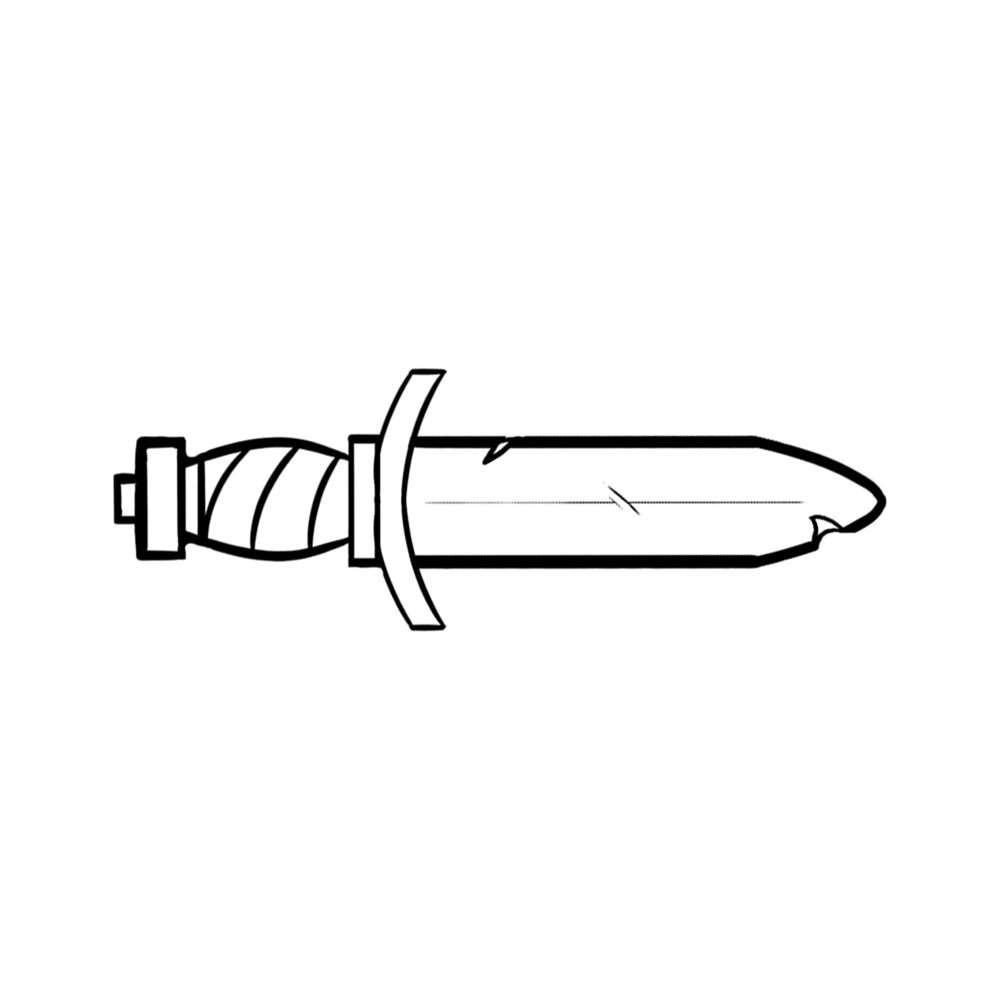
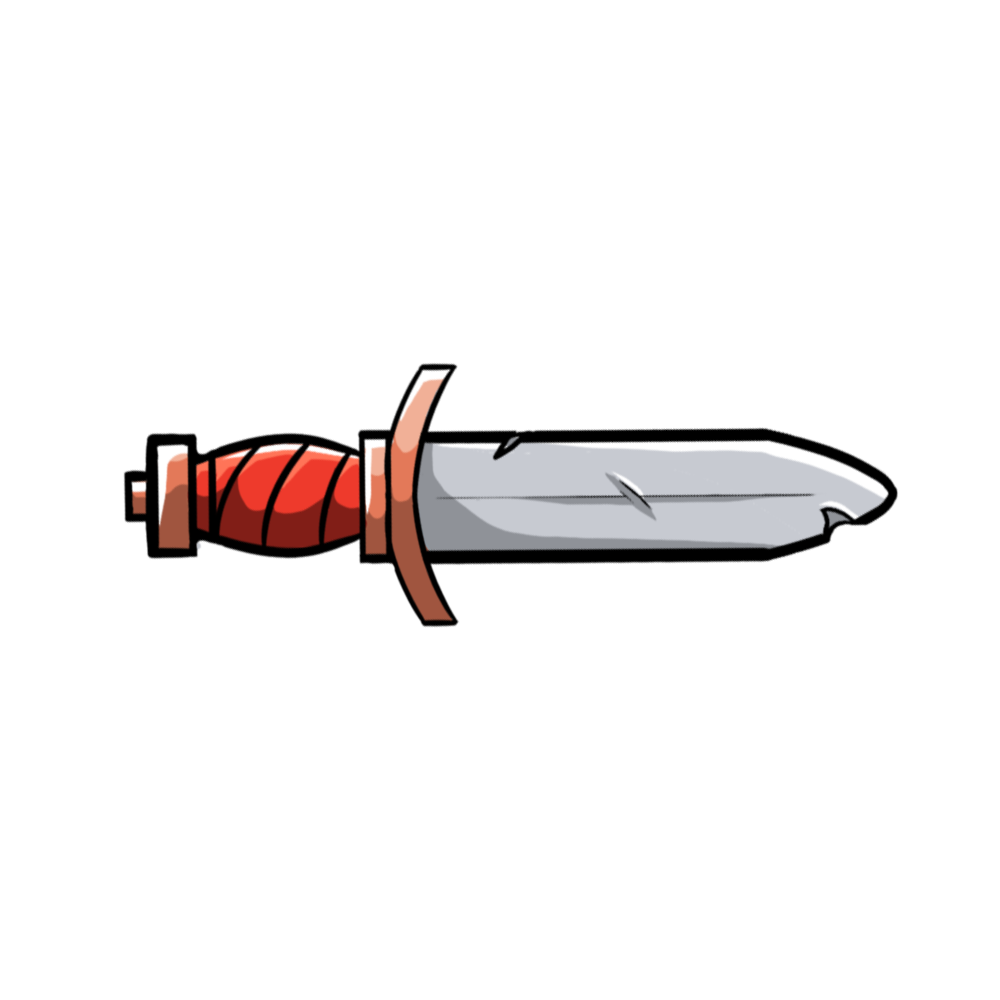
The second 1000 x 1000 image is a revision of the first. Changes to its layers:
showed group "Colour" (8 layers) over [112, 362, 899, 632]
moved "Lineart" (2nd of 2, in "Colour") into group "Colour", painted on it over [112, 362, 899, 632]
painted on "Shine" over [112, 362, 897, 632]
painted on "Light" over [139, 362, 899, 632]
painted on "Shadow" over [117, 362, 858, 632]
painted on "Copper Light" over [112, 362, 501, 632]
painted on "Copper" over [125, 362, 537, 632]
painted on "Cloth" over [192, 440, 409, 629]
painted on "Base" over [126, 362, 892, 632]
